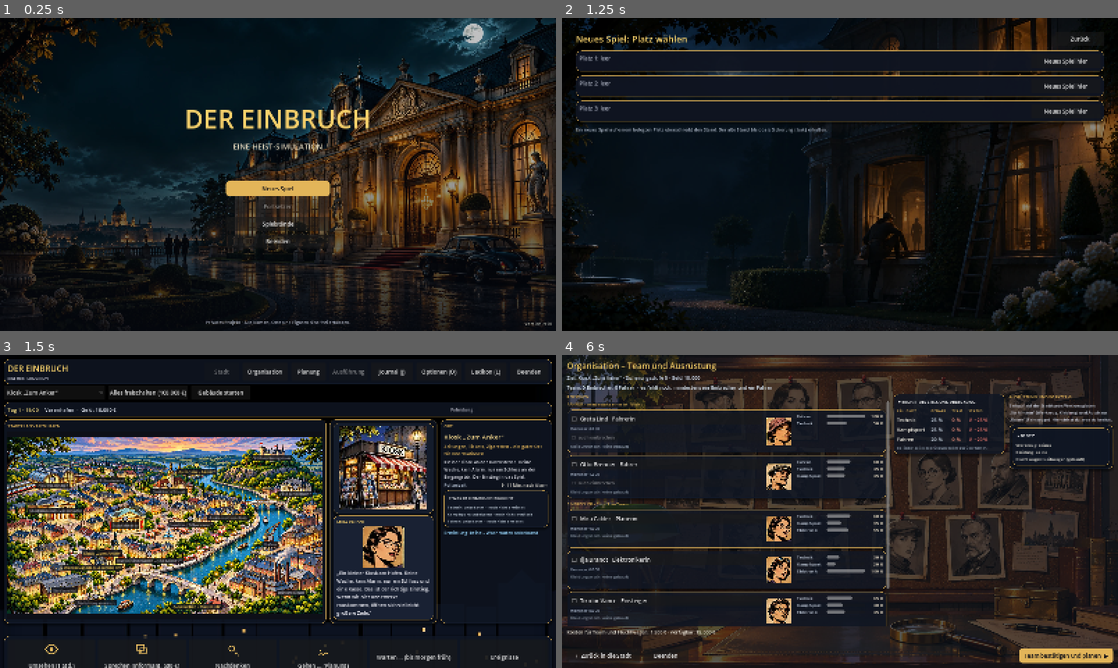
Above: before the commit, frames 1-4 (two rows, left to right).
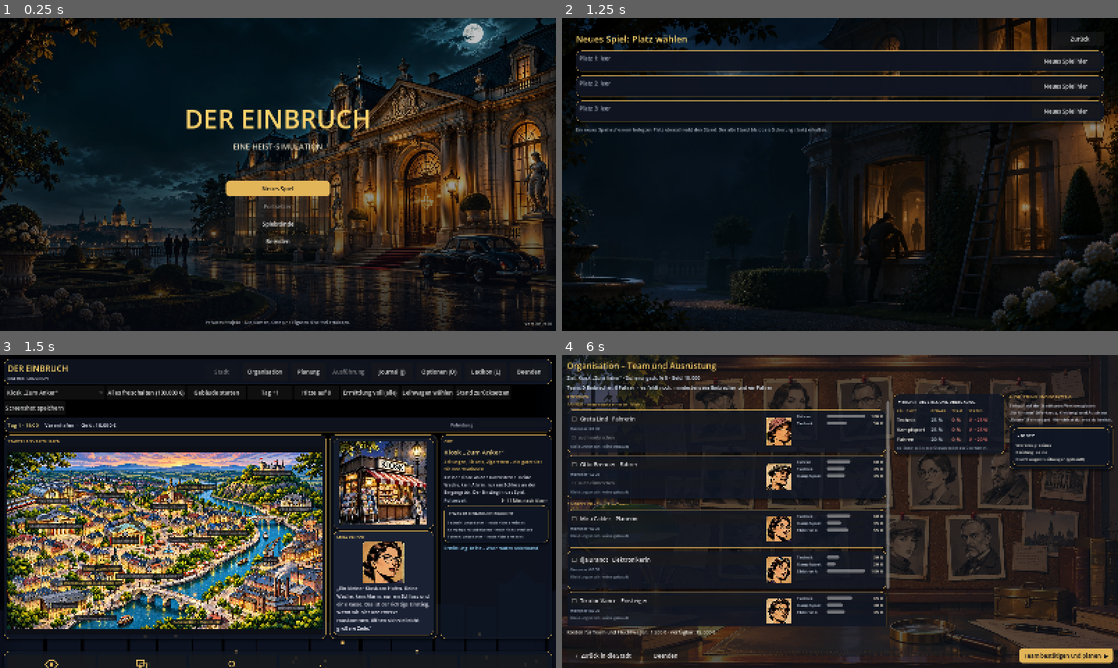
Above: after the commit, the same moments.

Repository: Martin1971-cloud/einbruch
Game: Godot game, scene res://scenes/main.tscn
Two runs of this game, one before a commit and one after it. Both use one fixed random seed, a clock stepped at 60 frames per second and the inputs below.
Inputs (mouse positions are in pixels of both pictures, inside the frame that each line leads up to):
- Up to frame 1 (0.25 s): no input
- Up to frame 2 (1.25 s): click "Neues Spiel" at 0.5 s
- Up to frame 3 (1.5 s): click "Neues Spiel hier" at 1.25 s
- Up to frame 4 (6 s): click (834, 392) at 2 s, where only the run after the commit has a clickable "Tag +1"; click (878, 392) at 2.75 s, where only the run after the commit has a clickable "Hitze auf 0"; click (990, 392) at 3.5 s, where only the run after the commit has a clickable "Leihwagen wählen"; click (1045, 392) at 4.25 s, where only the run after the commit has a clickable "Stand zurücksetzen"; click (595, 408) at 5 s, where only the run after the commit has a clickable "Screenshot speichern"; click "Organisation" at 5.75 s

Frames 1-2 are identical in both runs. In frame 3, 51% of the frame differs, in the area x 0-100%, y 11-100%; in frame 4, nothing differs.

Commit message:
Entwicklerzeile: Tag +1, Hitze 0, Ermittlung voll, Leihwagen, Reset, Screenshot
Co-Authored-By: Claude Haiku 5.5 <noreply@anthropic.com>
Claude-Session: https://claude.ai/code/session_01LKpSSULuighKXwyzAG3jU1

Diff:
--- a/godot/scripts/screens/town.gd
+++ b/godot/scripts/screens/town.gd
@@ -84,7 +84,7 @@
 	var kopf := _panel(row)
 	if OS.is_debug_build():
 		# Entwicklerzeile unter der Kopfzeile (nur in Debug-Versionen)
-		var dev := HBoxContainer.new()
+		var dev := HFlowContainer.new()
 		dev.add_theme_constant_override("separation", 10)
 		for e in DebugPanel.zeile(main):
 			dev.add_child(e)
--- a/godot/scripts/texte.gd
+++ b/godot/scripts/texte.gd
@@ -72,6 +72,12 @@
 		"opt.beenden_ohne": "Ohne Speichern beenden",
 		"debug.freischalten": "Alles freischalten (100.000 €)",
 		"debug.waehlen": "Gebäude starten",
+		"debug.tag": "Tag +1",
+		"debug.hitze": "Hitze auf 0",
+		"debug.ermittlung": "Ermittlung voll (alle)",
+		"debug.leihwagen": "Leihwagen wählen",
+		"debug.reset": "Stand zurücksetzen",
+		"debug.screenshot": "Screenshot speichern",
 		"lex.11.term": "Werkzeug",
 		"lex.11.text": "Werkzeuge kaufst du im Laden. Jedes Objekt braucht sein Werkzeug: Schlösser an Türen, Vitrinen und Ka …(257 unchanged characters)…
 		"lex.12.term": "Freischaltung",
@@ -822,6 +828,12 @@
 		"opt.beenden_ohne": "Quit without saving",
 		"debug.freischalten": "Unlock everything (100,000 €)",
 		"debug.waehlen": "Start building",
+		"debug.tag": "Day +1",
+		"debug.hitze": "Heat to 0",
+		"debug.ermittlung": "Investigation full (all)",
+		"debug.leihwagen": "Choose rental car",
+		"debug.reset": "Reset game",
+		"debug.screenshot": "Save screenshot",
 		"lex.11.term": "Tools",
 		"lex.11.text": "You buy tools in the shop. Every object needs its tool: locks on doors, display cases and cash drawer …(273 unchanged characters)…
 		"lex.12.term": "Unlocking",
--- a/godot/scripts/ui/debug_panel.gd
+++ b/godot/scripts/ui/debug_panel.gd
@@ -11,7 +11,7 @@
 	return Engine.get_main_loop().root.get_node("/root/Game")
 
 
-## Bedienelemente für die Kopfzeile der Stadt.
+## Bedienelemente für die Entwicklerzeile der Stadt.
 static func zeile(main: Node) -> Array:
 	var labels: Array = []
 	for z in ZIELE:
@@ -19,9 +19,31 @@
 	var auswahl := {"id": "kiosk"}
 	return [
 		UI.dropdown(labels, 0, func(i: int): auswahl.id = ZIELE[i]),
-		UI.button(Texte.t("debug.freischalten"), alles_freischalten, 200),
+		UI.button(Texte.t("debug.freischalten"), func(): alles_freischalten(); main.go("town"), 200),
 		UI.button(Texte.t("debug.waehlen"), func(): gebaeude_starten(auswahl.id, main), 170),
+		UI.button(Texte.t("debug.tag"), func(): _g().advance_hours(24.0); main.go("town"), 130),
+		UI.button(Texte.t("debug.hitze"), func(): _g().heat = 0.0; main.go("town"), 130),
+		UI.button(Texte.t("debug.ermittlung"), func(): ermittlung_voll(); main.go("town"), 170),
+		UI.button(Texte.t("debug.leihwagen"), func(): _g().car_id = "limo"; main.go("town"), 150),
+		UI.button(Texte.t("debug.reset"), func(): _g().reset(); main.go("town"), 130),
+		UI.button(Texte.t("debug.screenshot"), screenshot, 150),
 	]
+
+
+## Ermittlung für alle Gebäude auf voll.
+static func ermittlung_voll() -> void:
+	for z in ZIELE:
+		_g().intel[z] = 2
+
+
+## Bild des gesamten Fensters speichern (Ordner user://screenshots).
+static func screenshot() -> void:
+	var ordner := "user://screenshots"
+	DirAccess.make_dir_recursive_absolute(ProjectSettings.globalize_path(ordner))
+	var zeit := Time.get_datetime_string_from_system().replace(":", "-")
+	var pfad := "%s/debug_%s.png" % [ordner, zeit]
+	Engine.get_main_loop().root.get_texture().get_image().save_png(ProjectSettings.globalize_path(pfad))
+	print("Screenshot gespeichert: ", ProjectSettings.globalize_path(pfad))
 
 
 ## Alle Werkzeuge, Kleidung, Fahrzeuge und Gebäude freischalten; 100.000 € Geld.
